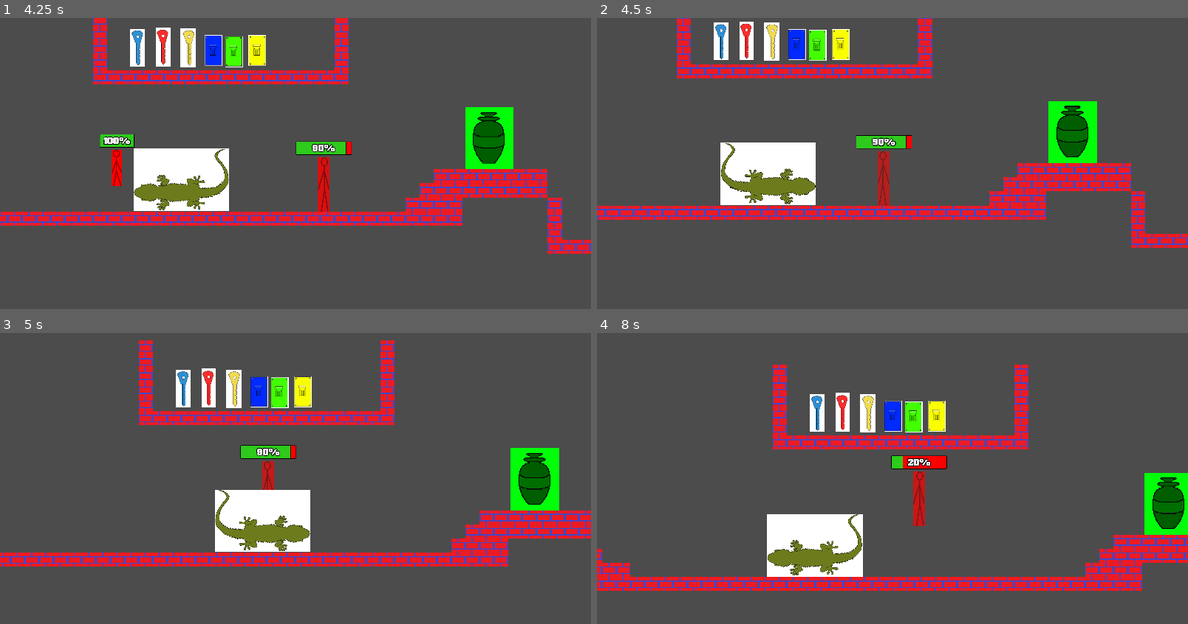
Above: before the commit, frames 1-4 (two rows, left to right).
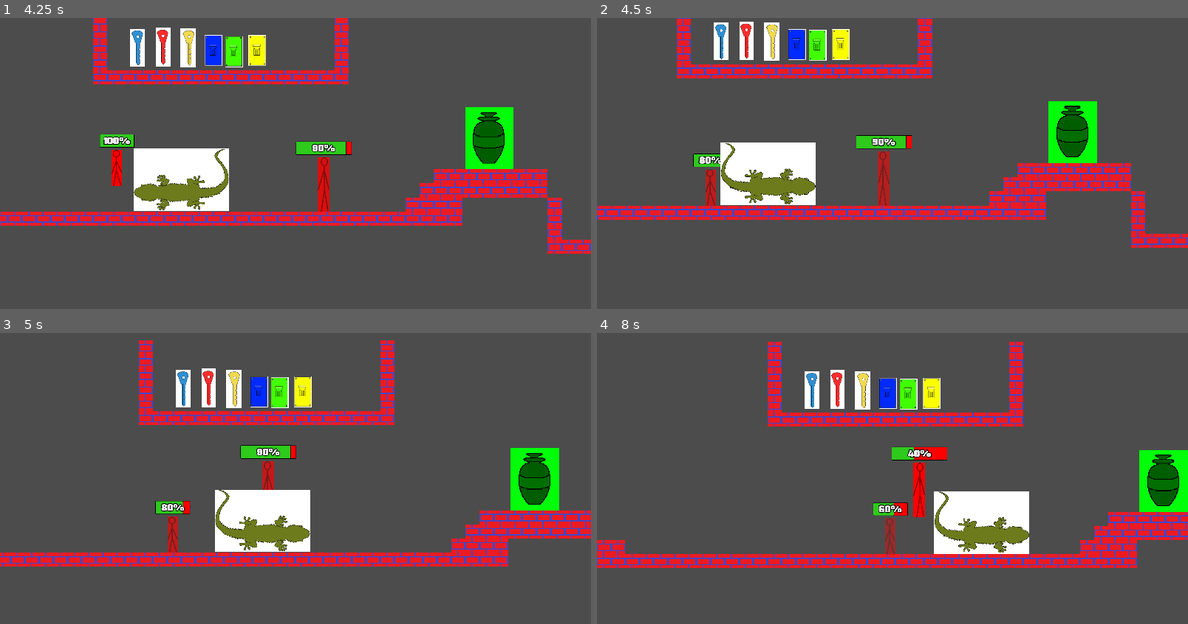
Above: after the commit, the same moments.

Repository: EyeBallTank/PROJECT-NORTUBEL-main-ish
Game: Godot game, scene res://src/levels/LevelTemplate3.tscn
The game is run twice, just before and just after one commit, with the same random seed, the same clock (stepped at 60 frames per second) and the same inputs. This scene is started directly instead of the project's main scene.
Inputs:
- Up to frame 1 (4.25 s): hold F (followme) 0.53-1.28 s; hold Right (right) 0.53-2.03 s; tap Up (jumpup) at 0.77, 1.52, 3.02, 3.77 s; tap S (standstill) at 1.35, 2.85 s; hold Left (left) 2.03-2.78 s; hold F (followme) 2.03-2.78 s; hold Right (right) from 2.78 s (still down); hold F (followme) from 3.53 s (still down)
- Up to frame 2 (4.5 s): release Right (right) at 4.28 s; release F (followme) at 4.28 s; hold Left (left) from 4.28 s (still down); tap S (standstill) at 4.35 s
- Up to frame 3 (5 s): keep holding Left (left); tap Up (jumpup) at 4.52 s
- Up to frame 4 (8 s): release Left (left) at 5.03 s; hold Right (right) 5.03-5.78 s; hold F (followme) 5.03-5.78 s; hold Left (left) 5.78-7.28 s; tap S (standstill) at 5.85, 7.35 s; tap Up (jumpup) at 6.02, 6.77, 7.52 s; hold F (followme) 6.53-7.28 s; hold Right (right) from 7.28 s (still down)

Frame 1 is identical in both runs. In frame 2, 0.4% of the frame differs, in the area x 16-21%, y 46-65%; in frame 3, 0.5%; in frame 4, 28%, in the area x 0-100%, y 3-89%.

Commit message:
still not much
at least companion has similar code as player, i guess

Diff:
--- a/src/behind_the_scenes/Enemy Hitbox.gd
+++ b/src/behind_the_scenes/Enemy Hitbox.gd
@@ -8,8 +8,8 @@
 #		hide()
 #		yield(get_tree().create_timer(1), "timeout")
 #		show()
-#	if body.name == "Companion":
-#		body.get_hurted()
+	if body.name == "Companion":
+		body.get_hurted()
 
 #shouldn't bother with get_node("CollisionShape2D").disabled because it'd be making Area2D call a node it doesn't have unless when it's under another scene
 #guess Godot doesn't like the use of yield() either
--- a/src/behind_the_scenes/Enemy Hitbox.tscn
+++ b/src/behind_the_scenes/Enemy Hitbox.tscn
@@ -2,7 +2,9 @@
 
 [ext_resource path="res://src/behind_the_scenes/Enemy Hitbox.gd" type="Script" id=1]
 
-[node name="Area2D" type="Area2D"]
+[node name="Area2D" type="Area2D" groups=["enemies"]]
+collision_layer = 32
+collision_mask = 3
 script = ExtResource( 1 )
 
 [connection signal="body_entered" from="." to="." method="_on_Area2D_body_entered"]
--- a/src/play_actors/CompanionCopy.gd
+++ b/src/play_actors/CompanionCopy.gd
@@ -51,16 +51,20 @@
 		next_dir = target_dir
 		next_dir_time = OS.get_ticks_msec() + react_time
 
+func get_hurted():
+	health -= 10
+	velocity.y -= 500
+	$AnimationPlayer.play("companionhurt")
 
 func _process(delta):
 	healthBar.value = health
 	if health <= 0:
 		queue_free()
-	for index in get_slide_count():
-		var collision = get_slide_collision(index)
-		if collision.collider.is_in_group("enemies"):
-			health -= 10
-			$AnimationPlayer.play("companionhurt")
+#	for index in get_slide_count():
+#		var collision = get_slide_collision(index)
+#		if collision.collider.is_in_group("enemies"):
+#			health -= 10
+
 
 	match state:
 		FOLLOWME:
@@ -104,7 +108,3 @@
 		state = FOLLOWME
 	elif Input.is_action_pressed("standstill"):
 		state = STANDSTILL
-
-func get_hurted():
-	health -= 10
-	velocity.y -= 500
--- a/src/play_actors/CompanionCopy.tscn
+++ b/src/play_actors/CompanionCopy.tscn
@@ -40,7 +40,7 @@
 
 [node name="Companion" type="KinematicBody2D" groups=["protagonists"]]
 collision_layer = 2
-collision_mask = 260
+collision_mask = 292
 script = ExtResource( 1 )
 
 [node name="Sprite" type="Sprite" parent="."]
--- a/src/play_actors/PlayerCopy.tscn
+++ b/src/play_actors/PlayerCopy.tscn
@@ -39,7 +39,7 @@
 }
 
 [node name="Player" type="KinematicBody2D" groups=["protagonists"]]
-collision_mask = 260
+collision_mask = 292
 script = ExtResource( 2 )
 
 [node name="Sprite" type="Sprite" parent="."]
